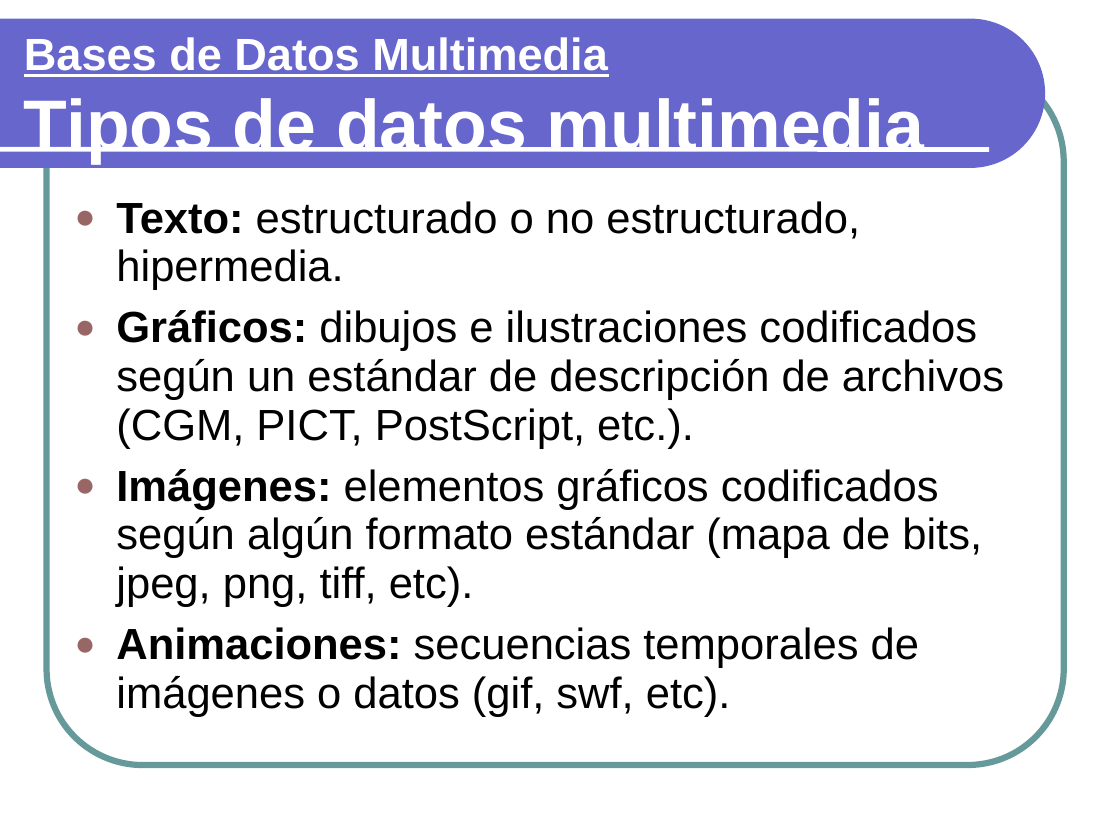
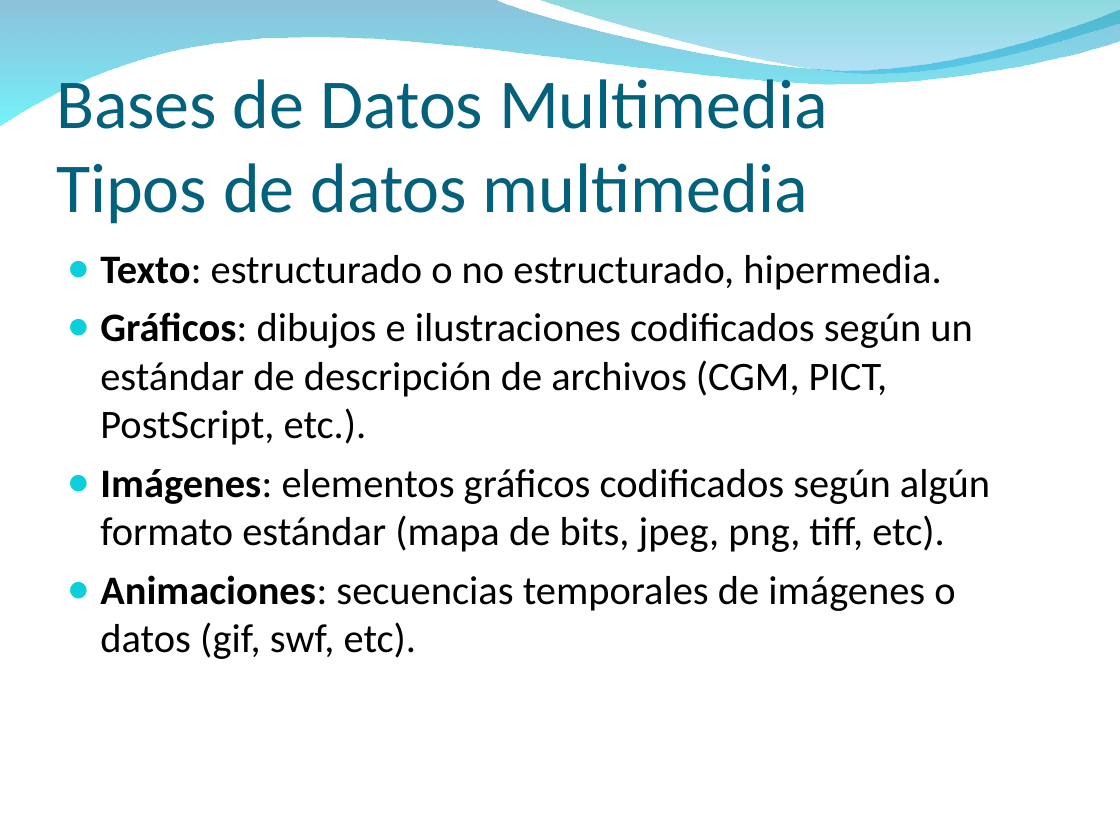
Before and after one commit to txedo/isi-mabd, a slide deck: slide 42 of Funcionalidad3/Funcionalidad3.ppt (slide 40 before the commit). Drawn at 1120x840 pixels with LibreOffice and Linux fonts; fonts in the diff are those of the drawing; background and template pictures are left out. Boxes give left, top, right and bottom in pixels: in the first picture for what was removed or moved away, otherwise in the second. Text is boxed around its words. In the diff, an @@ line names an element or a change of style, - is before the commit and + after.

```diff
--- a/Funcionalidad3/Funcionalidad3.ppt
+++ b/Funcionalidad3/Funcionalidad3.ppt
@@ freeform shape resized from (x1=0, y1=19, x2=1045, y2=168) to (x1=0, y1=0, x2=1120, y2=127) @@
@@ freeform shape at (x1=0, y1=0, x2=1120, y2=127): fill #6666CC to gradient #0079AF to #00EBF8 @@
@@ freeform shape added at (x1=536, y1=0, x2=1120, y2=77), fill gradient #00ADB6 to #009BE5 @@
@@ rounded rectangle removed at (x1=47, y1=65, x2=1064, y2=765) @@
@@ title "Bases de Datos Multimedia Tipos ..." moved from (x1=24, y1=37, x2=924, y2=164) to (x1=56, y1=70, x2=828, y2=224) @@
@@ title "Bases de Datos Multimedia Tipos ..." at (x1=56, y1=70, x2=828, y2=224): size 29 to 45 pt, underline off in "Bases de Datos Multimedia"; size 46 to 45 pt in "Tipos de datos multimedia"; font Arial to Calibri, text colour #FFFFFF to #04617B, bold off; line spacing 0.93 to 1; vertical alignment middle to bottom @@
@@ line removed from (0, 149) to (989, 149) @@
@@ text "Texto: estructurado o no estructurado, ..." moved from (x1=116, y1=201, x2=1004, y2=717) to (x1=100, y1=255, x2=990, y2=659) @@
@@ text "Texto: estructurado o no estructurado, ..." at (x1=100, y1=255, x2=990, y2=659): size 28 to 26 pt, font Arial to Calibri; bold off in "Texto:", "Gráficos:", "Imágenes:", "Animaciones:"; indent changed; line spacing 0.93 to 1; less space between paragraphs; bullet colour #996666 to #0BD0D9 @@
```
Also in this commit, not shown: 67 other slides changed, 2 slides added, 1 slide removed.
